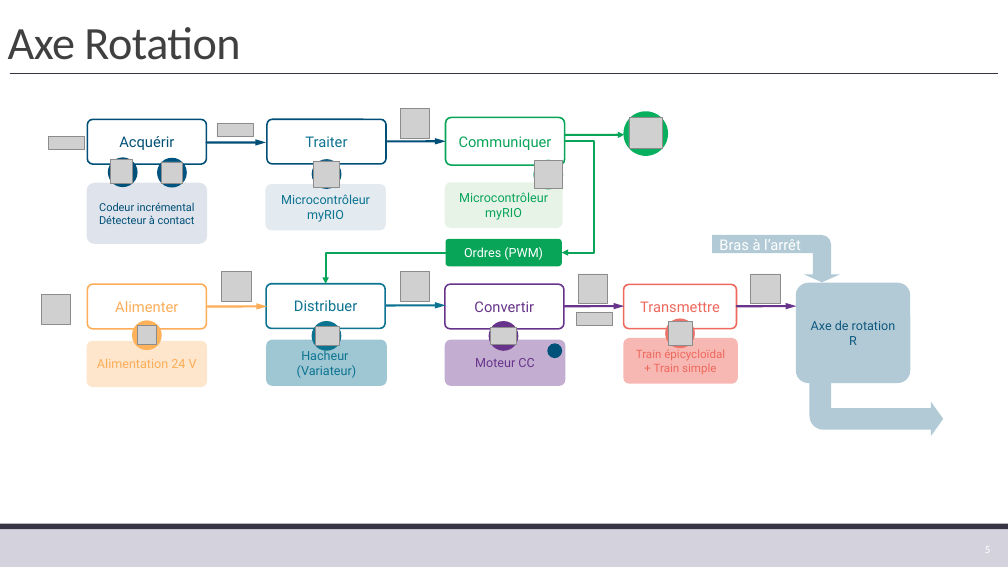
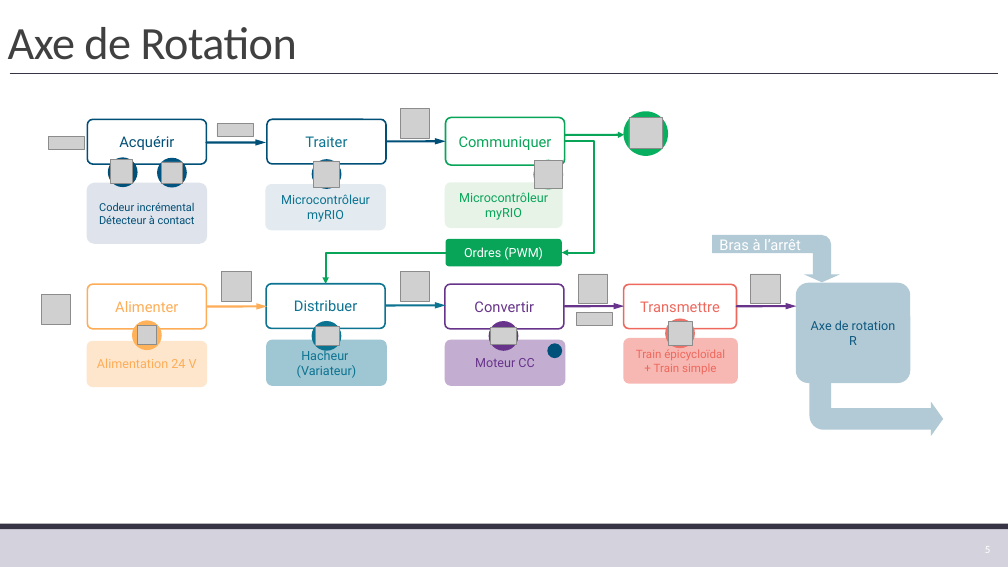
Before and after one commit to xpessoles/TP_Corriges, a slide deck: slide 5 of 02_BrasBeta/02_BrasBeta.pptx. Drawn at 1008x567 pixels with LibreOffice and Linux fonts; fonts in the diff are those of the drawing; grey boxes stand for pictures; background and template pictures are left out. Boxes give left, top, right and bottom in pixels: in the first picture for what was removed or moved away, otherwise in the second. Text is boxed around its words. In the diff, an @@ line names an element or a change of style, - is before the commit and + after.

```diff
--- a/02_BrasBeta/02_BrasBeta.pptx
+++ b/02_BrasBeta/02_BrasBeta.pptx
@@ title at (8,27,297,60): text changed @@
-Axe Rotation
+Axe de Rotation
```
